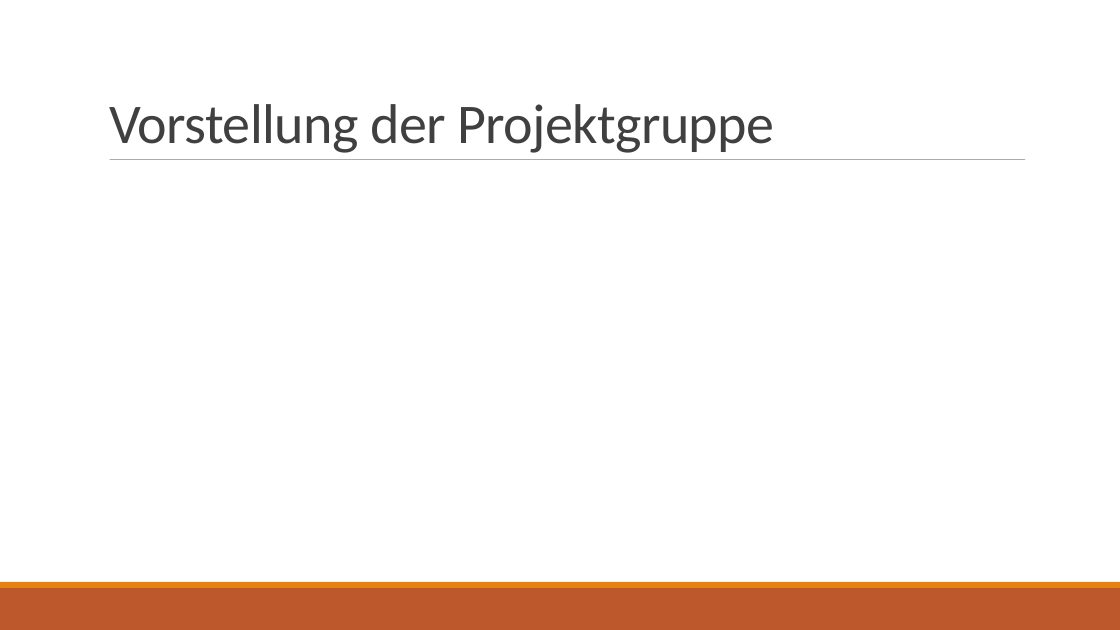
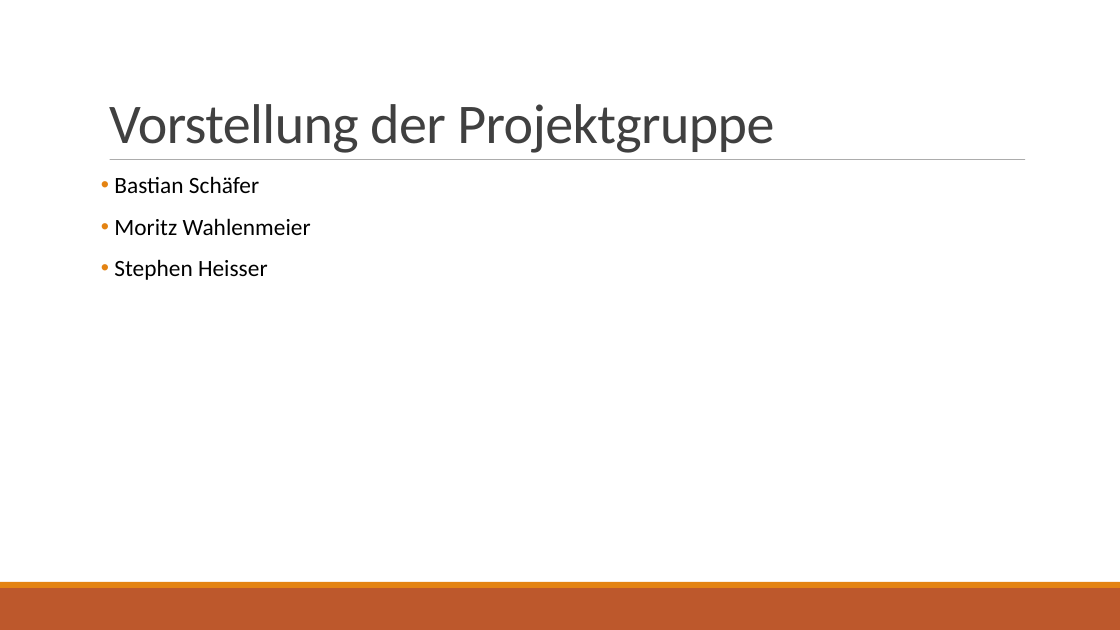
Before and after one commit to M4r3thyu/Error_NameNotFound, a slide deck: slide 3 of Praesentation.pptx. Drawn at 1120x630 pixels with LibreOffice and Linux fonts; fonts in the diff are those of the drawing. Boxes give left, top, right and bottom in pixels: in the first picture for what was removed or moved away, otherwise in the second. Text is boxed around its words. In the diff, an @@ line names an element or a change of style, - is before the commit and + after.

```diff
--- a/Praesentation.pptx
+++ b/Praesentation.pptx
@@ text added at bbox=[114, 176, 311, 280], 20 pt, text #000000 @@
+• Bastian Schäfer
+• Moritz Wahlenmeier
+• Stephen Heisser
```
Also in this commit, not shown: 2 other slides changed.
